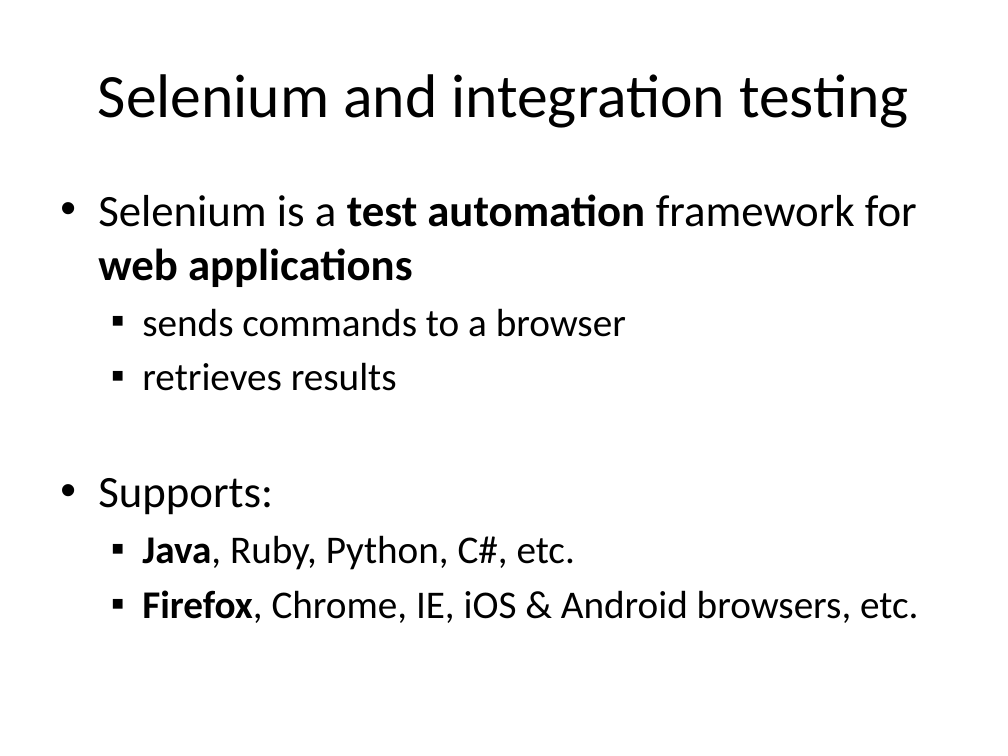
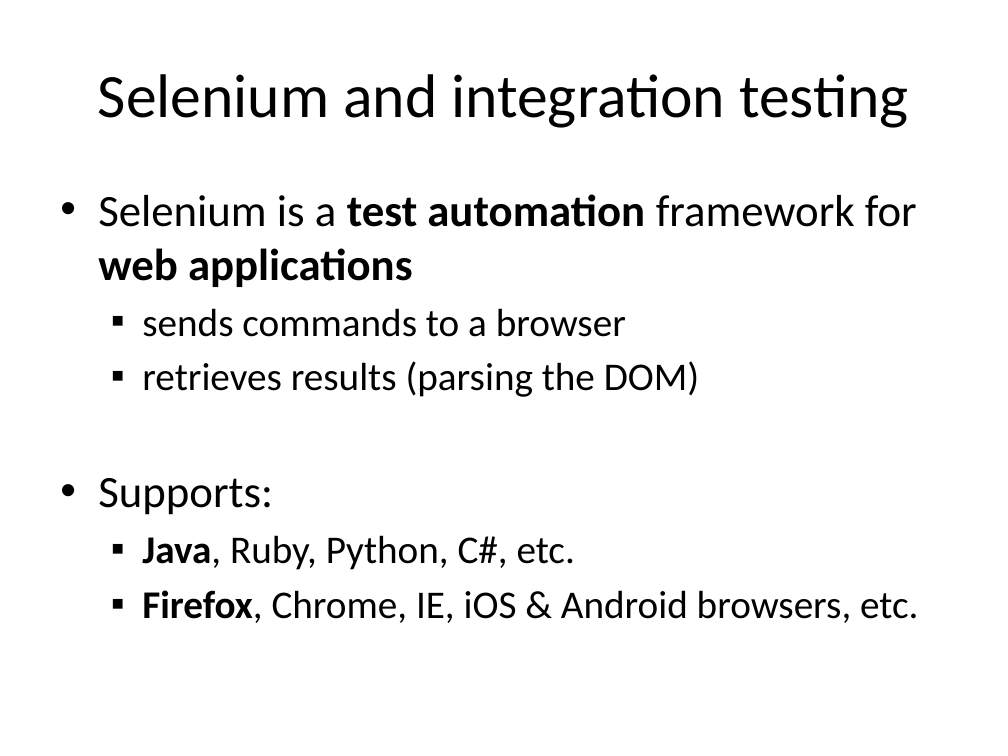
Before and after one commit to lesfurets/mdl4ui, a slide deck: slide 47 of mdl4ui-docs/mdl4ui_cg2013.pptx. Drawn at 1008x756 pixels with LibreOffice and Linux fonts; fonts in the diff are those of the drawing. Boxes give left, top, right and bottom in pixels: in the first picture for what was removed or moved away, otherwise in the second. Text is boxed around its words. In the diff, an @@ line names an element or a change of style, - is before the commit and + after.

Commit message:
integrate feedbacks (testing slides)

```diff
--- a/mdl4ui-docs/mdl4ui_cg2013.pptx
+++ b/mdl4ui-docs/mdl4ui_cg2013.pptx
@@ text at bbox=[142, 361, 699, 397]: text changed @@
-  ▪ retrieves results
+  ▪ retrieves results (parsing the DOM)
```
Also in this commit, not shown: 3 other slides changed.
